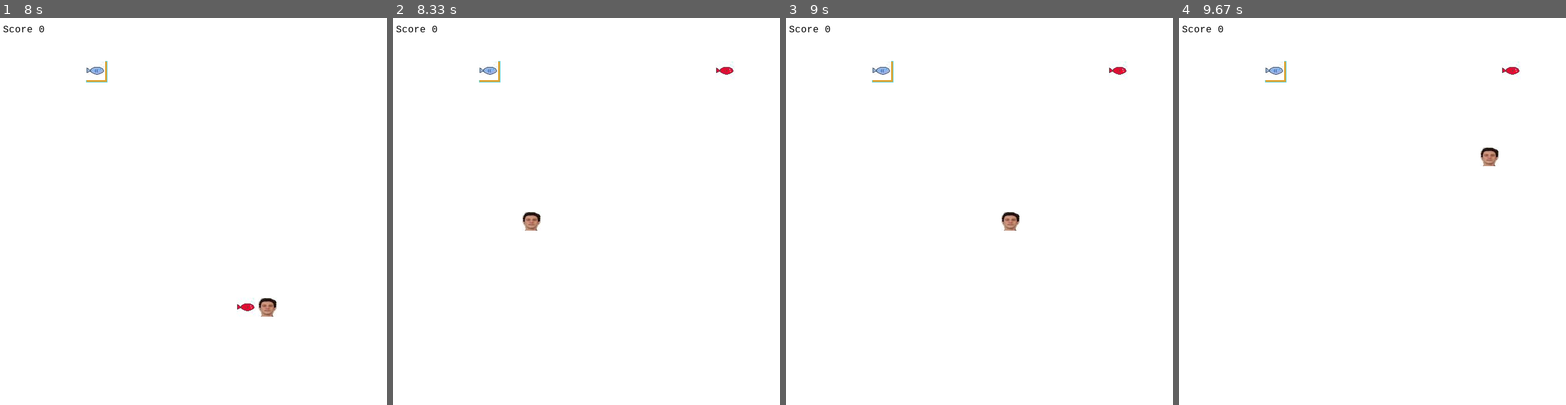
Above: before the commit, frames 1-4 (left to right).
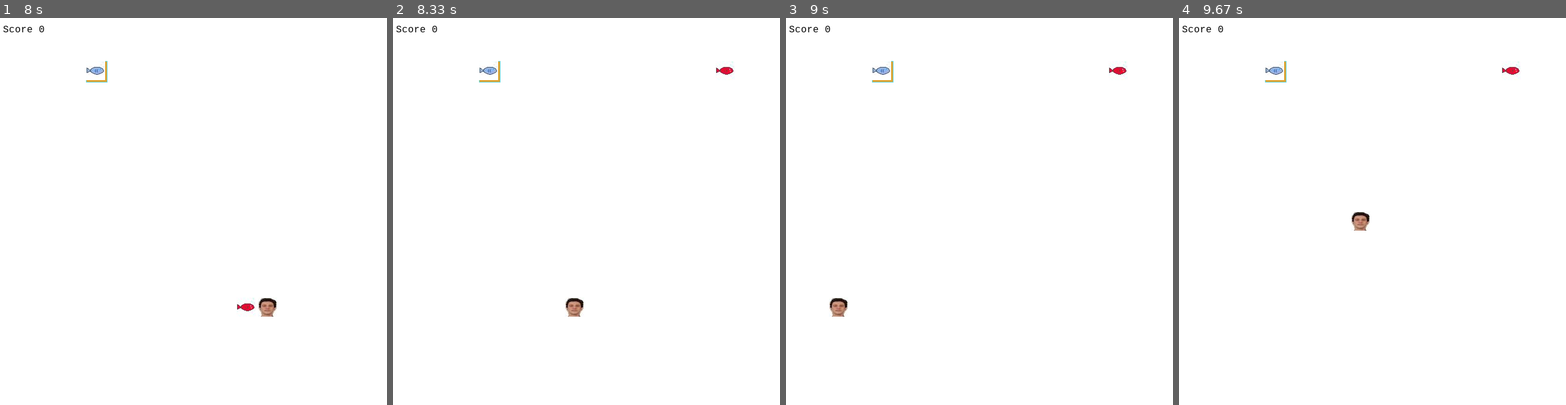
Above: after the commit, the same moments.

Repository: benturnerrocks/pygame
Game: pygame game, started from snake.py
Same seed, same stepped clock (60 frames per second), same inputs: the game is played once before the commit and once after it.
Inputs:
- Up to frame 1 (8 s): hold Left 0.33-0.87 s; hold Down 0.9-1.37 s; hold Left 1.4-1.8 s; hold Up 1.83-2.2 s; hold Right 2.23-2.87 s; hold Down 2.9-3.27 s; hold Left 3.3-3.77 s; hold Right 3.8-4.27 s; hold Up 4.3-4.6 s; hold Right 4.63-5.1 s; hold Left 5.13-5.67 s; hold Down 5.7-6 s; hold Left 6.03-6.43 s; hold Up 6.47-6.83 s; hold Right 6.87-7.5 s; hold Down 7.53-7.9 s; hold Left from 7.93 s (still down)
- Up to frame 2 (8.33 s): keep holding Left
- Up to frame 3 (9 s): release Left at 8.4 s; hold Right 8.43-8.9 s; hold Up from 8.93 s (still down)
- Up to frame 4 (9.67 s): release Up at 9.23 s; hold Right from 9.27 s (still down)

Frame 1 is identical in both runs. In frame 2, 0.4% of the frame differs, in the area x 33-50%, y 50-78%; in frame 3, 0.4%; in frame 4, 0.4%.

Commit message:
changed readme and added feature

Diff:
--- a/snake.py
+++ b/snake.py
@@ -94,7 +94,7 @@
                     self.turn(self.keyboard[3])
 
     def evil_action(self):
-        action = random.randint(0,4)
+        action = random.randint(0,6)
 
         if action == 0:
             self.speed += 5
@@ -106,6 +106,10 @@
             self.reset()
         elif action == 4:
             self.keyboard = [down,up,right,left]
+        elif action == 5:
+            self.score += 10
+        elif action == 6:
+            pass
 
 
 class Fish():
Not shown, changed: README.md
